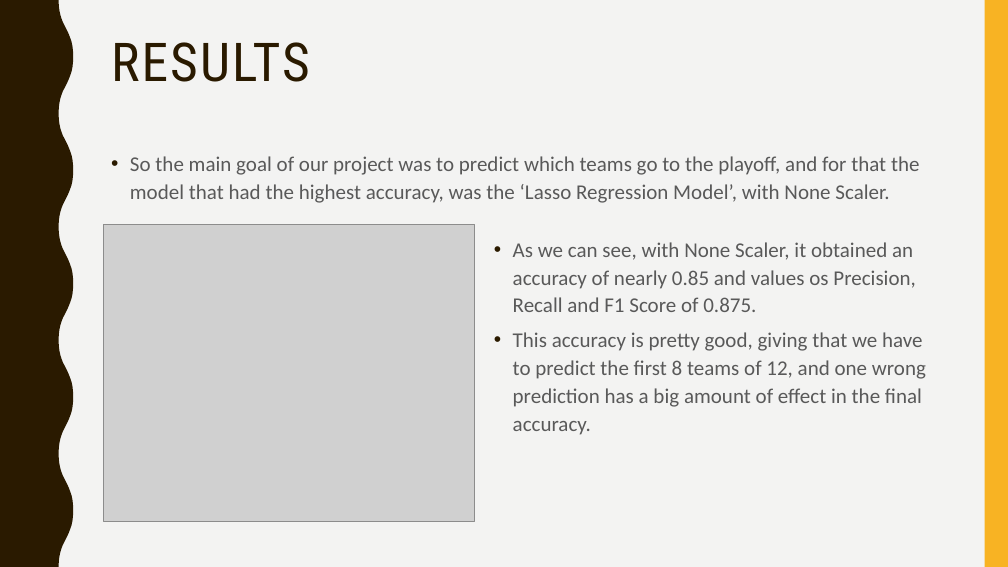
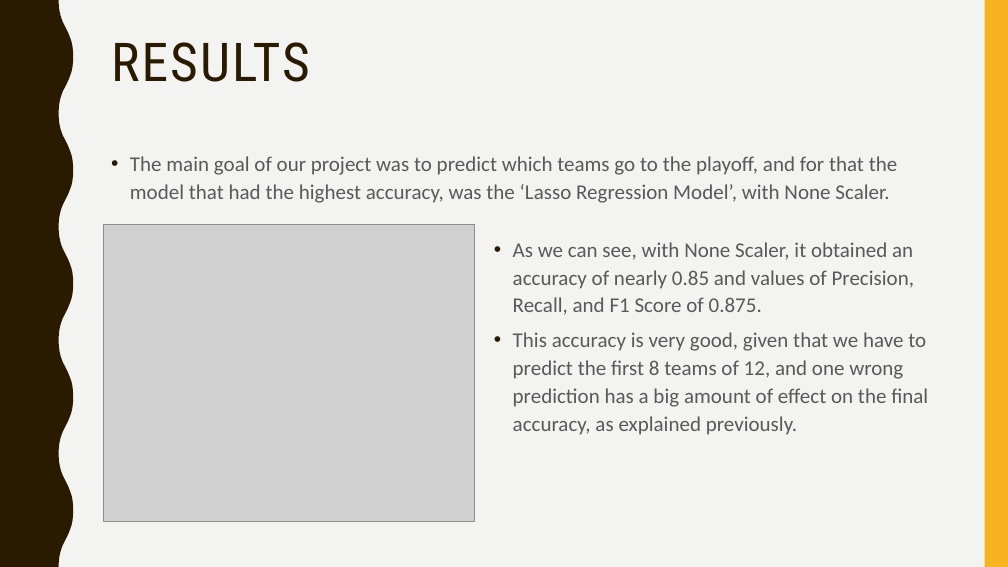
Before and after one commit to afs202005277/AC, a slide deck: slide 23 of ppt projeto.pptx. Drawn at 1008x567 pixels with LibreOffice and Linux fonts; fonts in the diff are those of the drawing; grey boxes stand for pictures. Boxes give left, top, right and bottom in pixels: in the first picture for what was removed or moved away, otherwise in the second. Text is boxed around its words. In the diff, an @@ line names an element or a change of style, - is before the commit and + after.

```diff
--- a/ppt projeto.pptx
+++ b/ppt projeto.pptx
@@ text at bbox=[130, 156, 898, 203]: text changed @@
-• So the main goal of our project was to predict which teams go to the playoff, and for that the model that had the highest accuracy, was the ‘Lasso Regression Model’, with None Scaler.
+• The main goal of our project was to predict which teams go to the playoff, and for that the model that had the highest accuracy, was the ‘Lasso Regression Model’, with None Scaler.
@@ text at bbox=[513, 242, 928, 435]: text changed @@
-• As we can see, with None Scaler, it obtained an accuracy of nearly 0.85 and values os Precision, Recall and F1 Score of 0.875.
-• This accuracy is pretty good, giving that we have to predict the first 8 teams of 12, and one wrong prediction has a big amount of effect in the final accuracy.
+• As we can see, with None Scaler, it obtained an accuracy of nearly 0.85 and values of Precision, Recall, and F1 Score of 0.875.
+• This accuracy is very good, given that we have to predict the first 8 teams of 12, and one wrong prediction has a big amount of effect on the final accuracy, as explained previously.
```
Also in this commit, not shown: 21 other slides changed.
